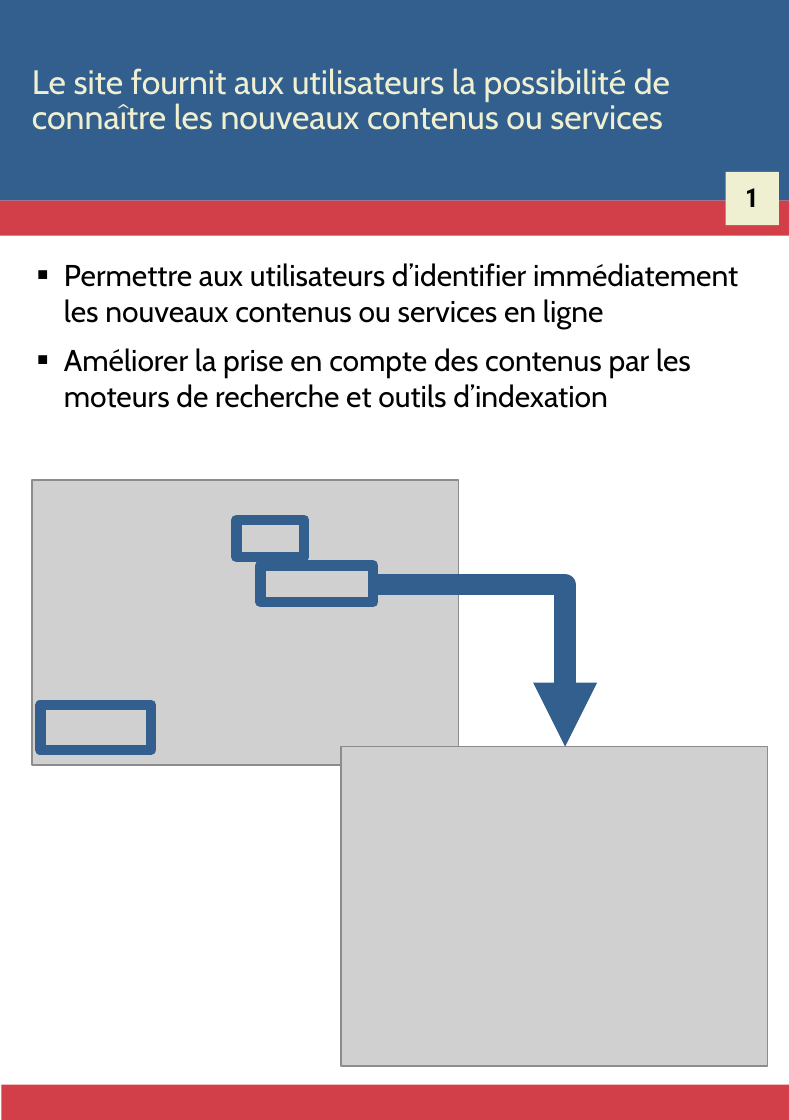
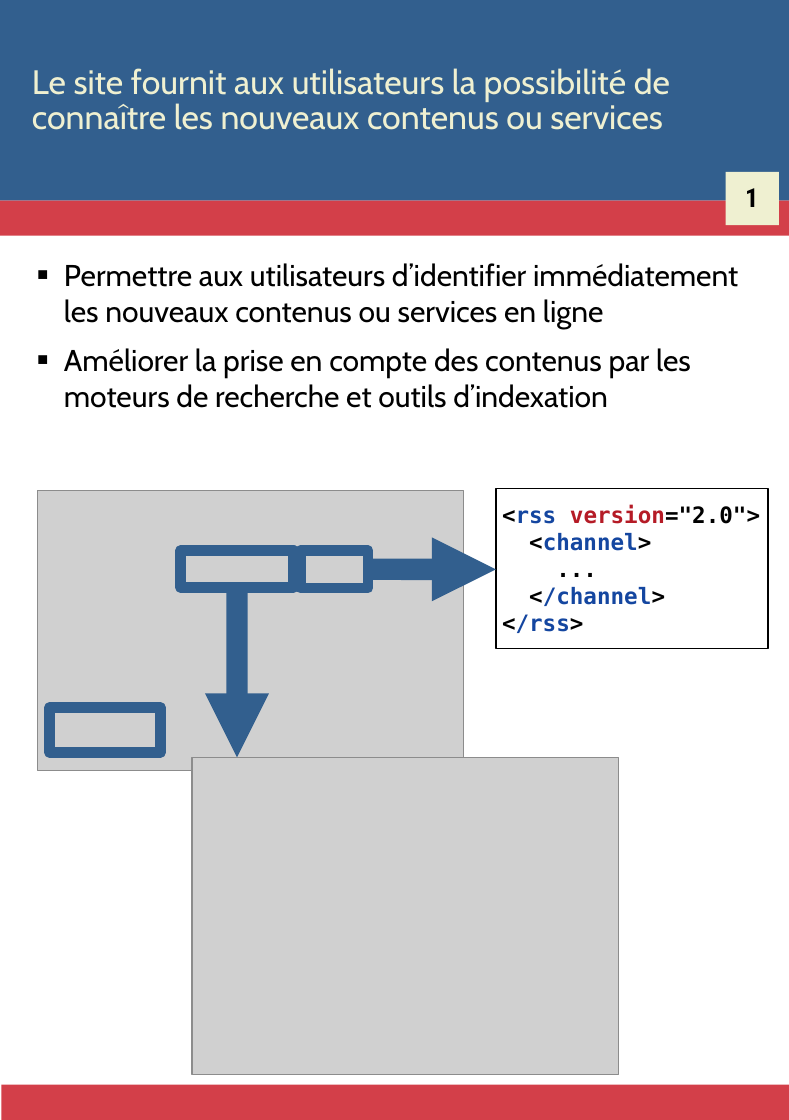
Before and after one commit to Zigazou/bonnes-pratiques-illustrees, a slide deck: slide 4 of bonnes-pratiques.odp (slide 2 before the commit). Drawn at 789x1120 pixels with LibreOffice and Linux fonts; fonts in the diff are those of the drawing; grey boxes stand for pictures. Boxes give left, top, right and bottom in pixels: in the first picture for what was removed or moved away, otherwise in the second. Text is boxed around its words. In the diff, an @@ line names an element or a change of style, - is before the commit and + after.

```diff
--- a/bonnes-pratiques.odp
+++ b/bonnes-pratiques.odp
@@ picture resized from (x1=32, y1=479, x2=459, y2=763) to (x1=38, y1=490, x2=464, y2=770) @@
@@ rectangle added at (x1=495, y1=489, x2=767, y2=648), outline #000000 0.99 pt, 12 pt, text #1446A0, bold @@
+<rss version="2.0">
+<channel>
+...
+</channel>
+</rss>
@@ rectangle resized from (x1=237, y1=520, x2=305, y2=558) to (x1=180, y1=551, x2=292, y2=587) @@
@@ rectangle resized from (x1=260, y1=564, x2=372, y2=601) to (x1=300, y1=549, x2=368, y2=587) @@
@@ arrow added from (368, 568) to (495, 568), #325F8E 11.34 pt @@
@@ arrow added from (237, 587) to (237, 757), #325F8E 11.34 pt @@
@@ freeform shape removed at (x1=374, y1=585, x2=566, y2=747) @@
@@ rectangle moved from (x1=41, y1=704, x2=152, y2=748) to (x1=50, y1=706, x2=161, y2=751) @@
@@ picture moved from (x1=341, y1=746, x2=767, y2=1065) to (x1=192, y1=757, x2=618, y2=1073) @@
```
Also in this commit, not shown: 2 other slides changed, 16 slides added, 30 other files.
